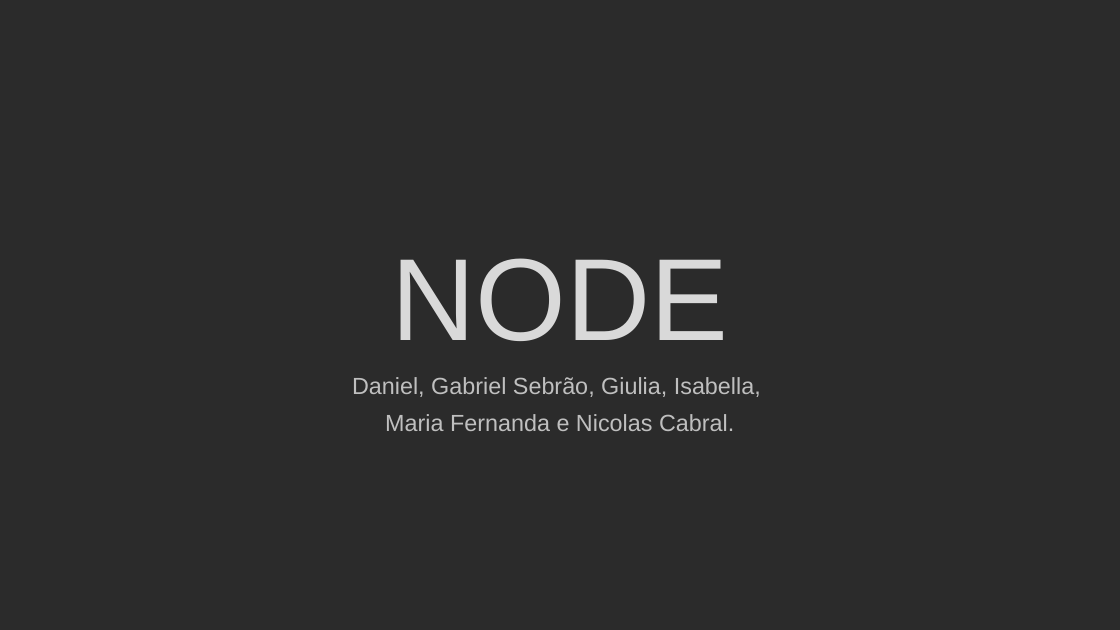
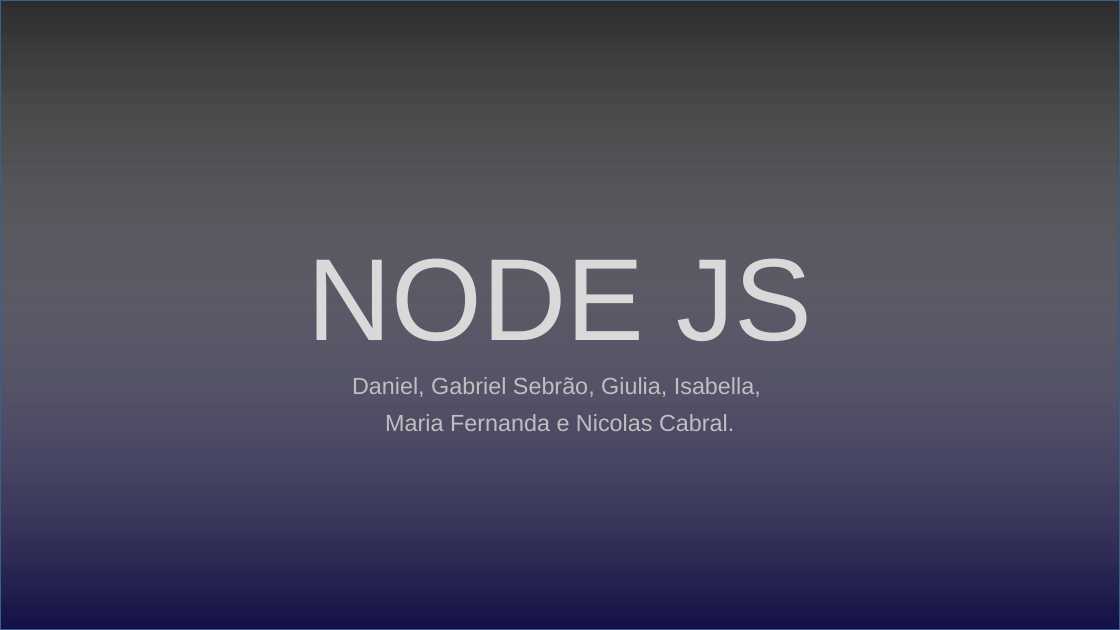
Before and after one commit to johnnysuh/atividades, a slide deck: slide 1 of NODE.pptx. Drawn at 1120x630 pixels with LibreOffice and Linux fonts; fonts in the diff are those of the drawing; background and template pictures are left out; a plain dark background stands for a picture behind light text. Boxes give left, top, right and bottom in pixels: in the first picture for what was removed or moved away, otherwise in the second. Text is boxed around its words. In the diff, an @@ line names an element or a change of style, - is before the commit and + after.

Commit message:
slides

```diff
--- a/NODE.pptx
+++ b/NODE.pptx
@@ rectangle added at (0, 0, 1120, 630), fill gradient #FFFFFF to #130F45 to #000000 to #B0C6E1, outline #3A5F8C 1 pt @@
@@ title at (307, 258, 812, 341): text changed @@
-NODE
+NODE JS
```
Also in this commit, not shown: 1 slide added, 1 slide removed.
